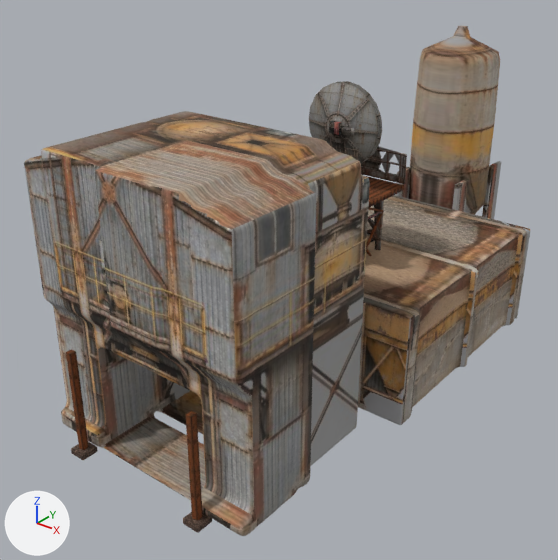
An edit to the glTF model public/assets/models/wasteland/town/plants.glb, drawn before and after from the same camera.
Before and after are seen from a camera (50 mm lens) standing at (16.1, -24.0, 17.1) and looking at (-1.4, -2.2, 3.6). Arrows for +X, +Y and +Z are at lower left; the lights stay in place. The older version comes first. Where no turn or scale is listed for an object, it has been applied to the vertices.

Objects in the first picture: 'batch-plant:aggregate-bin-shells', 'batch-plant:mixing-tower-shell', 'batch-plant:mixing-tower:bay-post.001', 'batch-plant:mixing-tower:bay-post.003', 'batch-plant:silo-shell', 'batch-plant:silo:traced-legs-far', 'radar:dish-rear-surface', 'radar:platform-railing-road' and 8 more.
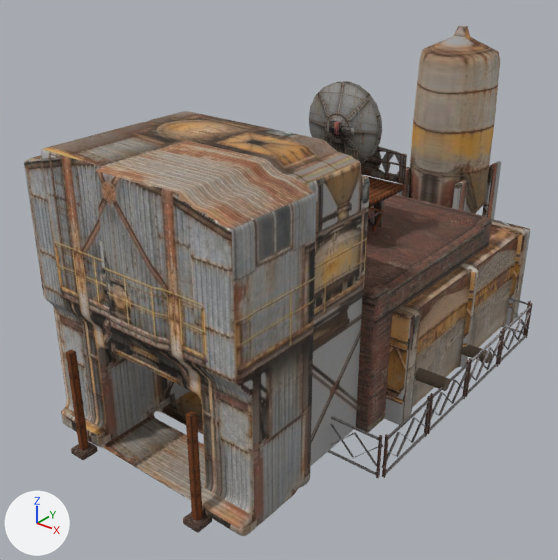
Location of each change, [x1, y1, x2, y2] in pixels of the pictures (558 x 560 px):
'pump-station:body', added (brown)
    after: [356, 194, 492, 432]
'pump-station:fence-right-4.5', added
    after: [382, 396, 431, 478]
'pump-station:fence-right-1.5', added
    after: [427, 360, 470, 434]
'pump-station:fence-back-4.5', added
    after: [328, 416, 383, 478]
'pump-station:fence-right--1.5', added
    after: [465, 330, 503, 397]
'pump-station:fence-right--4.5', added
    after: [498, 303, 533, 365]
'pump-station:outlet-pipe', added (brown)
    after: [415, 368, 450, 391]
'pump-station:inlet-pipe', added
    after: [461, 344, 492, 363]
'pump-station:fence-front-right-long', added
    after: [502, 297, 531, 336]

The change, as a list of edits to the scene's bpy script:
```text
Add ob_pump_station_outlet_pipe:
    ob_pump_station_outlet_pipe = bpy.data.objects.new('pump-station:outlet-pipe', me_pump_station_outlet_pipe)  # 82 vertices, 160 faces; spans x 4.12..6.1, y -2.17..-1.53, z 1.21..1.89; in mat_pump___worn_dark_steel (brown #695b4d)
    ob_pump_station_outlet_pipe.location = (0.0, 0.0, 0.0)
Add ob_pump_station_inlet_pipe:
    ob_pump_station_inlet_pipe = bpy.data.objects.new('pump-station:inlet-pipe', me_pump_station_inlet_pipe)  # 82 vertices, 160 faces; spans x 4.12..6.1, y 1.53..2.17, z 0.58..1.26; in mat_pump___worn_dark_steel (brown #695b4d)
    ob_pump_station_inlet_pipe.location = (0.0, 0.0, 0.0)
Add ob_pump_station_fence_right_4_5:
    ob_pump_station_fence_right_4_5 = bpy.data.objects.new('pump-station:fence-right-4.5', me_pump_station_fence_right_4_5)  # 92 vertices, 164 faces; spans x 6.0..6.1, y -6.01..-2.97, z -0.01..1.69; in mat_photo___pump_station_fence (picture img_pump_station_fence)
    ob_pump_station_fence_right_4_5.location = (0.0, 0.0, 0.0)
Add ob_pump_station_fence_right_1_5:
    ob_pump_station_fence_right_1_5 = bpy.data.objects.new('pump-station:fence-right-1.5', me_pump_station_fence_right_1_5)  # 92 vertices, 164 faces; spans x 6.0..6.1, y -3.01..0.03, z -0.01..1.69; in mat_photo___pump_station_fence (picture img_pump_station_fence)
    ob_pump_station_fence_right_1_5.location = (0.0, 0.0, 0.0)
Add ob_pump_station_fence_right__4_5:
    ob_pump_station_fence_right__4_5 = bpy.data.objects.new('pump-station:fence-right--4.5', me_pump_station_fence_right__4_5)  # 92 vertices, 164 faces; spans x 6.0..6.1, y 2.99..6.03, z -0.01..1.69; in mat_photo___pump_station_fence (picture img_pump_station_fence)
    ob_pump_station_fence_right__4_5.location = (0.0, 0.0, 0.0)
Add ob_pump_station_fence_right__1_5:
    ob_pump_station_fence_right__1_5 = bpy.data.objects.new('pump-station:fence-right--1.5', me_pump_station_fence_right__1_5)  # 92 vertices, 164 faces; spans x 6.0..6.1, y -0.01..3.03, z -0.01..1.69; in mat_photo___pump_station_fence (picture img_pump_station_fence)
    ob_pump_station_fence_right__1_5.location = (0.0, 0.0, 0.0)
Add ob_pump_station_fence_front_right_long:
    ob_pump_station_fence_front_right_long = bpy.data.objects.new('pump-station:fence-front-right-long', me_pump_station_fence_front_right_long)  # 92 vertices, 164 faces; spans x 2.99..6.03, y 6.0..6.1, z -0.01..1.69; in mat_photo___pump_station_fence (picture img_pump_station_fence)
    ob_pump_station_fence_front_right_long.location = (0.0, 0.0, 0.0)
Add ob_pump_station_fence_back_4_5:
    ob_pump_station_fence_back_4_5 = bpy.data.objects.new('pump-station:fence-back-4.5', me_pump_station_fence_back_4_5)  # 92 vertices, 164 faces; spans x 2.99..6.03, y -6.1..-6.0, z -0.01..1.69; in mat_photo___pump_station_fence (picture img_pump_station_fence)
    ob_pump_station_fence_back_4_5.location = (0.0, 0.0, 0.0)
Add ob_pump_station_body:
    ob_pump_station_body = bpy.data.objects.new('pump-station:body', me_pump_station_body_002)  # 1002 vertices, 2000 faces; spans x -4.55..4.48, y -4.48..4.52, z 0.05..5.72; in mat_photo___pump_station_side (picture img_pump_station_side), mat_photo___pump_station_front (picture img_pump_station_front), mat_photo___pump_station_rear (picture img_pump_station_rear), mat_photo___pump_station_top (picture img_pump_station_top)
    ob_pump_station_body.location = (0.0, 0.0, 0.0)
```
